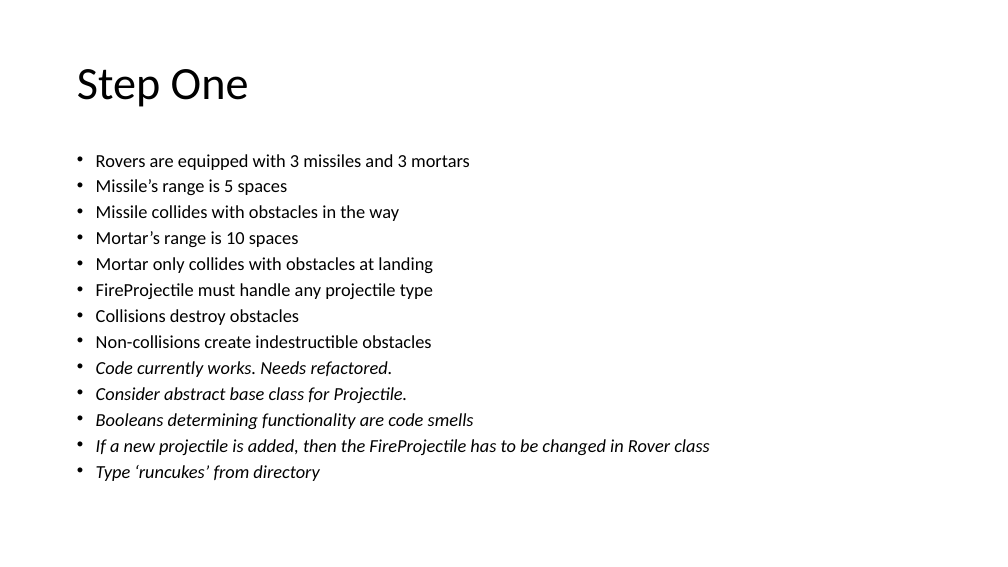
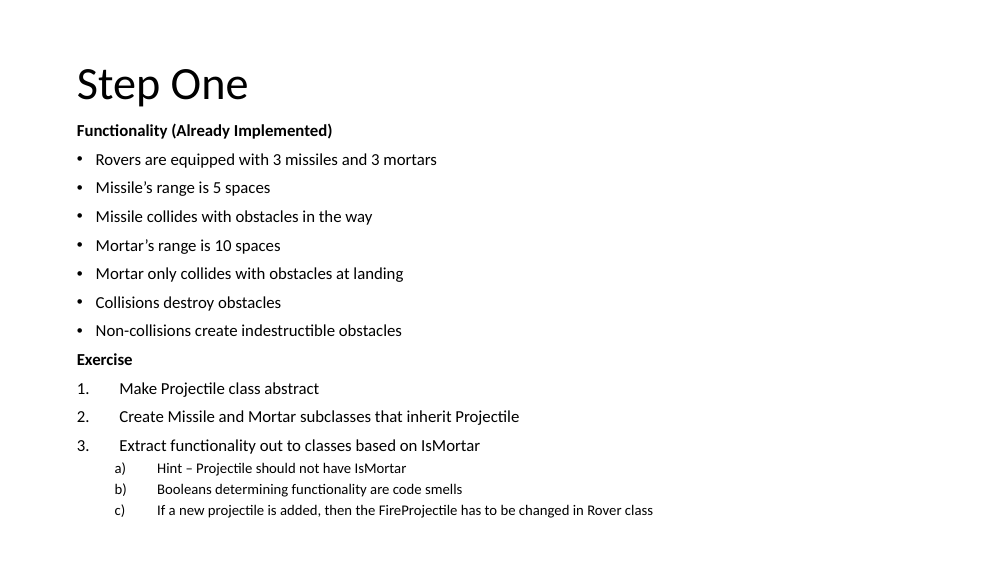
Before and after one commit to PhilipJordan/SOLID, a slide deck: slide 7 of Presentations/OCP Redux.pptx. Drawn at 1008x567 pixels with LibreOffice and Linux fonts; fonts in the diff are those of the drawing; background and template pictures are left out. Boxes give left, top, right and bottom in pixels: in the first picture for what was removed or moved away, otherwise in the second. Text is boxed around its words. In the diff, an @@ line names an element or a change of style, - is before the commit and + after.

Commit message:
Updated slides

```diff
--- a/Presentations/OCP Redux.pptx
+++ b/Presentations/OCP Redux.pptx
@@ text "Functionality (Already Implemented)": place and size @@
-text "Functionality (Already Implemented)" at (96,154,710,481)
+text "Functionality (Already Implemented)" at (77,123,653,518)
@@ text at (77,123,333,139): paragraph added @@
+Functionality (Already Implemented)
@@ text at (96,153,653,518): size 17.5 to 16 pt in "Rovers are equipped with 3 missiles and ...", "Missile’s range is 5 spaces", "Missile collides with obstacles in the way", "Mortar’s range is 10 spaces" and 3 more places; size 17.5 to 14 pt, italic off in "Booleans determining functionality are code smells", "If a new projectile is added, then ..."; line spacing 0.7 to 0.9; bullet • to a); list level 1 to 2 in "Booleans determining functionality are code ..."; list level 1 to 2 in "If a new projectile is ..." @@
@@ text at (96,283,433,299): paragraph removed @@
-• FireProjectile must handle any projectile type
@@ text at (77,353,519,476): text changed; size 17.5 to 16 pt; italic off @@
-• Code currently works. Needs refactored.
-• Consider abstract base class for Projectile.
+Exercise
+1. Make Projectile class abstract
+2. Create Missile and Mortar subclasses that inherit Projectile
+3. Extract functionality out to classes based on IsMortar
+  a) Hint – Projectile should not have IsMortar
@@ text at (96,465,319,481): paragraph removed @@
-• Type ‘runcukes’ from directory
```
Also in this commit, not shown: 9 other slides changed, 1 other file.
